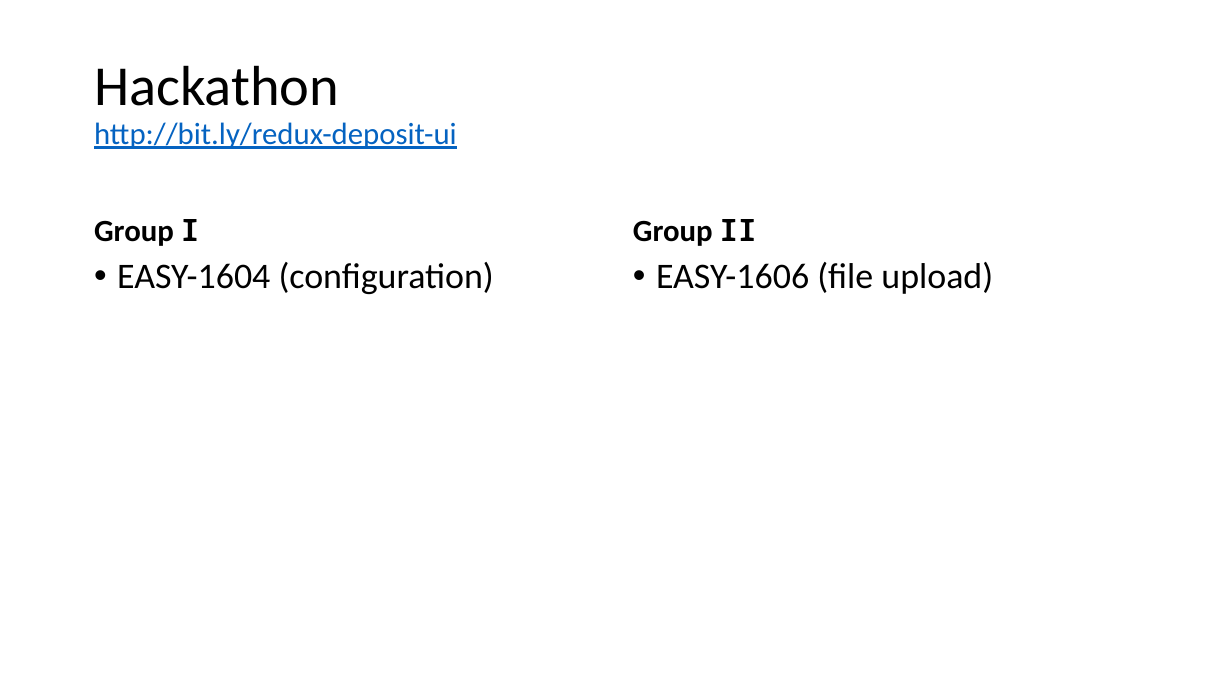
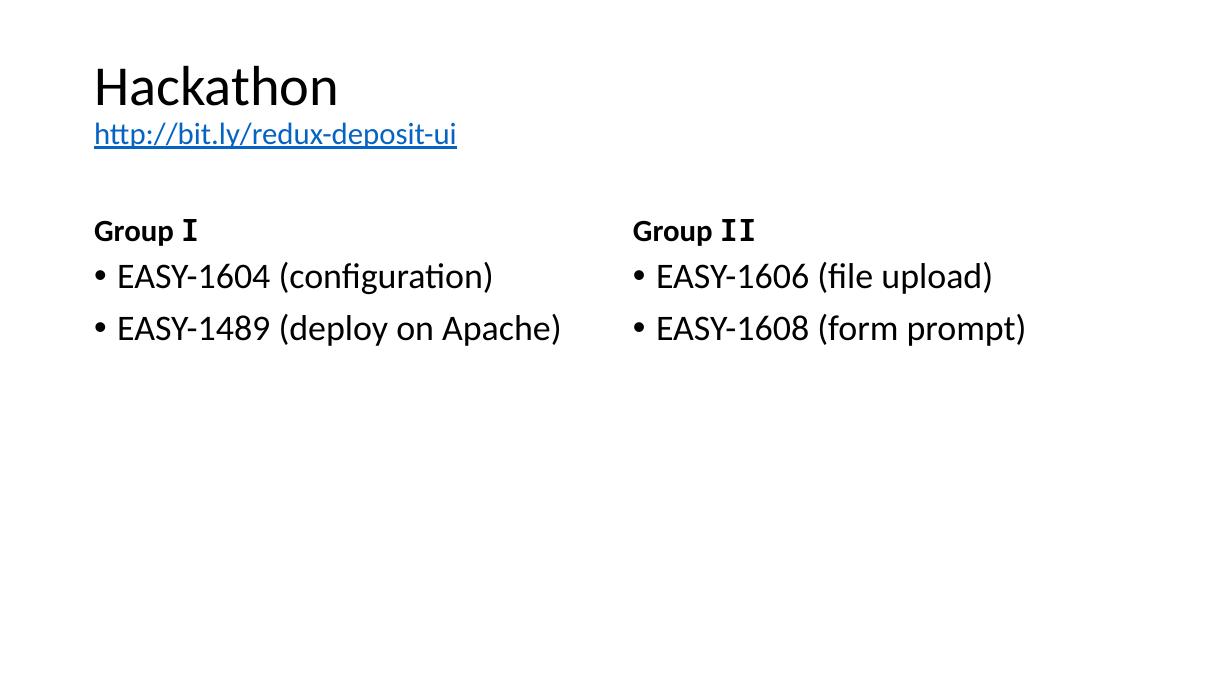
Before and after one commit to rvanheest-DANS-KNAW/course-react, a slide deck: slide 4 of easy-deposit-ui-basics/Presentation Redux.pptx. Drawn at 1232x693 pixels with LibreOffice and Linux fonts; fonts in the diff are those of the drawing. Boxes give left, top, right and bottom in pixels: in the first picture for what was removed or moved away, otherwise in the second. Text is boxed around its words. In the diff, an @@ line names an element or a change of style, - is before the commit and + after.

```diff
--- a/easy-deposit-ui-basics/Presentation Redux.pptx
+++ b/easy-deposit-ui-basics/Presentation Redux.pptx
@@ text at (117, 314, 562, 346): paragraph added @@
+• EASY-1489 (deploy on Apache)
@@ text at (656, 314, 1027, 346): paragraph added @@
+• EASY-1608 (form prompt)
```
Also in this commit, not shown: 1 other slide changed, 1 other file.
